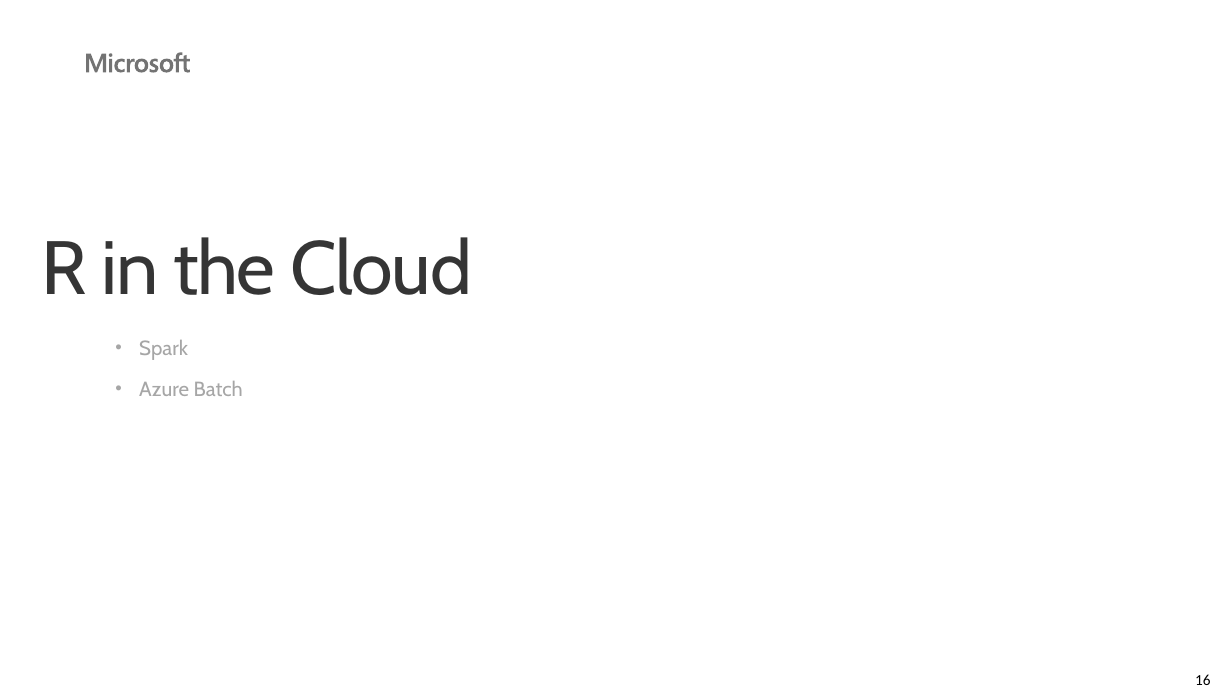
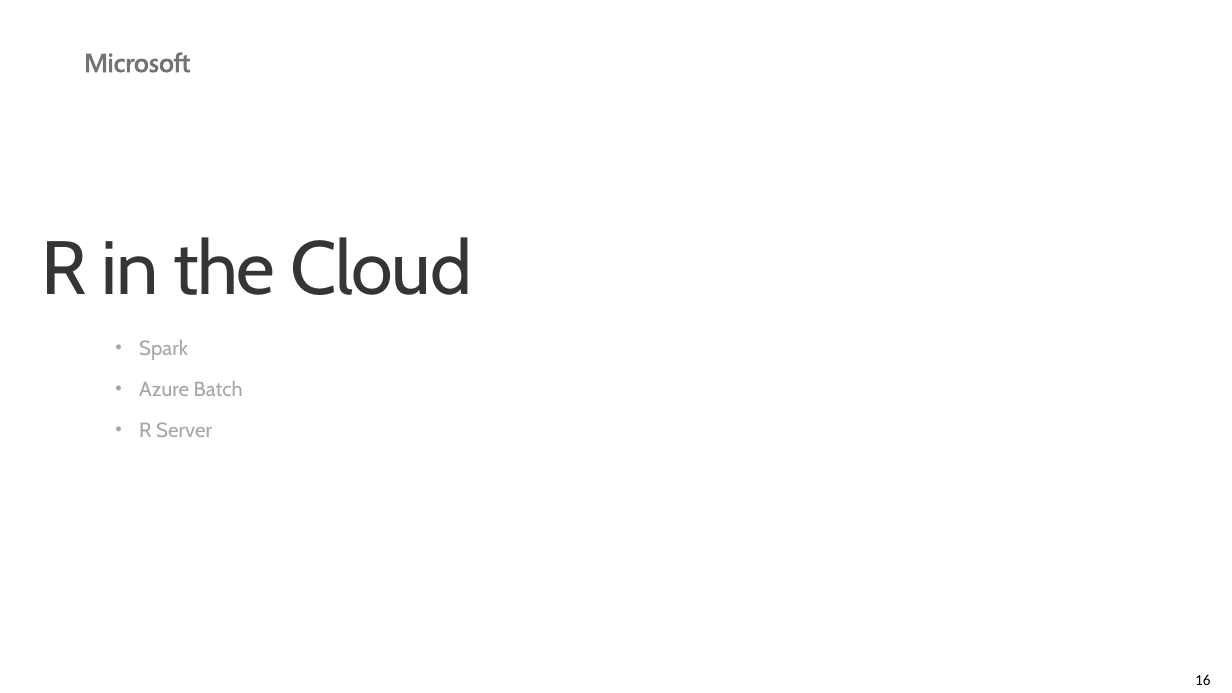
Before and after one commit to microsoft/AI-Immersion-Workshop, a slide deck: slide 16 of R server Tools for scaling R using Azure/docs/ToolsForScalingRUsingAzure.pptx. Drawn at 1232x693 pixels with LibreOffice and Linux fonts; fonts in the diff are those of the drawing; background and template pictures are left out. Boxes give left, top, right and bottom in pixels: in the first picture for what was removed or moved away, otherwise in the second. Text is boxed around its words. In the diff, an @@ line names an element or a change of style, - is before the commit and + after.

Commit message:
modified slides with more on SQL Server R Services and MRS

```diff
--- a/R server Tools for scaling R using Azure/docs/ToolsForScalingRUsingAzure.pptx
+++ b/R server Tools for scaling R using Azure/docs/ToolsForScalingRUsingAzure.pptx
@@ text at box(139, 422, 212, 437): paragraph added @@
+  • R Server
```
Also in this commit, not shown: 3 other slides changed, 2 slides added, 4 slides removed.
